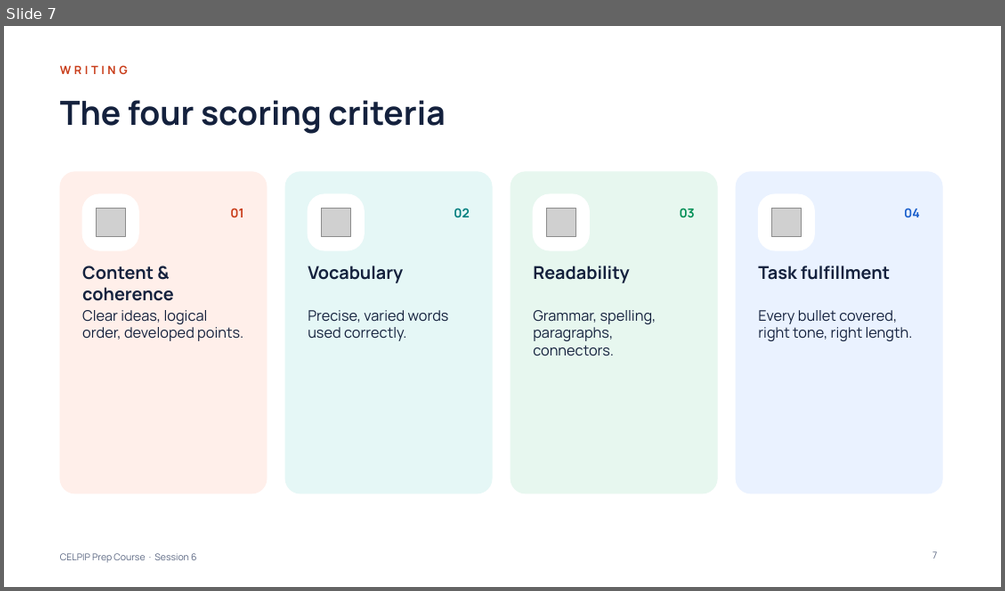
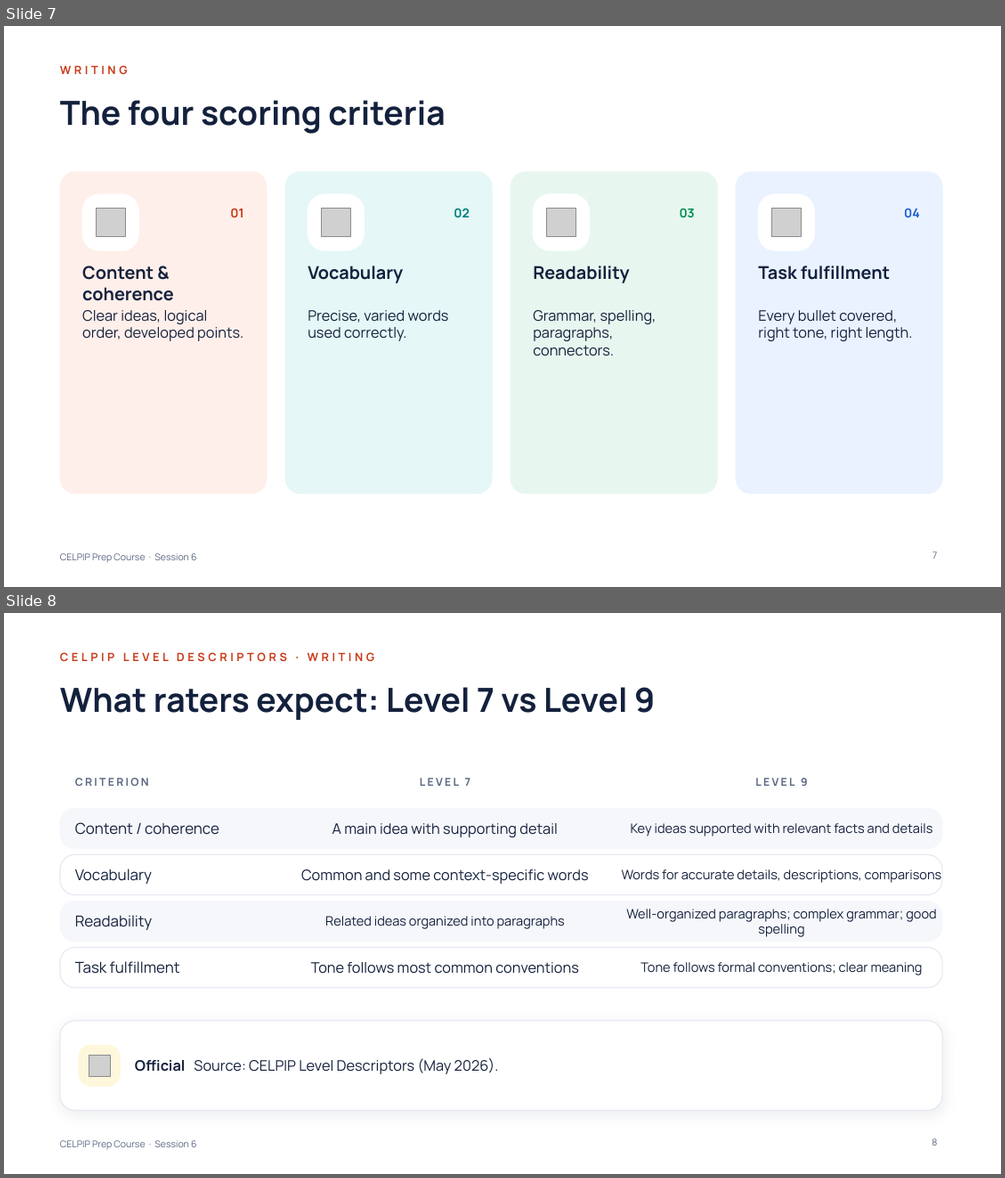
Before and after one commit to learnovateqa/The_English_Academy_CELPIP, a slide deck: decks/session-06.pptx. Shown one above the other, each under a label of ours: slide 7 before the commit, slides 7 and 8 after it. The pictures are 1005x591 and 1005x1178 pixels, drawn with LibreOffice and Linux fonts; fonts in the diff are those of the drawing; grey boxes stand for pictures. Boxes give left, top, right and bottom in pixels: in the first picture for what was removed or moved away, otherwise in the second. Text is boxed around its words. In the diff, an @@ line names an element or a change of style, - is before the commit and + after.

```diff
--- a/decks/session-06.pptx
+++ b/decks/session-06.pptx
@@ slide 8 added at (4,613,1001,1174), background #FFFFFF; not listed: 1 template element that a slide beside it also shows @@
@@ text added at (60,652,375,661), 11 pt, text #C93D1A, bold @@
+CELPIP LEVEL DESCRIPTORS · WRITING
@@ title added at (60,687,655,720), 32 pt, text #14213D, bold @@
+What raters expect: Level 7 vs Level 9
@@ text added at (75,778,149,786), 10.5 pt, text #5B6782, bold @@
+CRITERION
@@ text added at (420,778,471,786), 10.5 pt, text #5B6782, bold @@
+LEVEL 7
@@ text added at (755,778,808,786), 10.5 pt, text #5B6782, bold @@
+LEVEL 9
@@ rounded rectangle added at (60,808,942,849), fill #F6F7FB, outline #F6F7FB 0.75 pt @@
@@ text added at (75,822,219,835), 14.5 pt, text #14213D @@
+Content / coherence
@@ text added at (332,823,558,837), 14 pt, text #14213D @@
+A main idea with supporting detail
@@ text added at (631,823,933,836), 12.5 pt, text #14213D @@
+Key ideas supported with relevant facts and details
@@ rounded rectangle added at (60,854,942,895), fill #FFFFFF, outline #E6E9F2 1 pt @@
@@ text added at (75,868,152,884), 14.5 pt, text #14213D @@
+Vocabulary
@@ text added at (301,869,589,884), 14 pt, text #14213D @@
+Common and some context-specific words
@@ text added at (622,869,942,883), 12.5 pt, text #14213D @@
+Words for accurate details, descriptions, comparisons
@@ rounded rectangle added at (60,900,942,941), fill #F6F7FB, outline #F6F7FB 0.75 pt @@
@@ text added at (75,915,153,930), 14.5 pt, text #14213D @@
+Readability
@@ text added at (325,916,565,929), 12.5 pt, text #14213D @@
+Related ideas organized into paragraphs
@@ text added at (626,908,936,937), 12.5 pt, text #14213D @@
+Well-organized paragraphs; complex grammar; good spelling
@@ rounded rectangle added at (60,948,942,988), fill #FFFFFF, outline #E6E9F2 1 pt @@
@@ text added at (75,961,180,973), 14.5 pt, text #14213D @@
+Task fulfillment
@@ text added at (311,962,579,973), 14 pt, text #14213D @@
+Tone follows most common conventions
@@ text added at (640,962,922,975), 12.5 pt, text #14213D @@
+Tone follows formal conventions; clear meaning
@@ rounded rectangle added at (60,1021,942,1111), fill #FFFFFF, outline #E6E9F2 1 pt @@
@@ rounded rectangle added at (79,1046,120,1086), fill #FFF7DB, outline #FFF7DB 1 pt @@
@@ picture added at (89,1055,110,1077) @@
@@ text added at (135,1058,499,1074), 14 pt, text #14213D @@
+Official Source: CELPIP Level Descriptors (May 2026).
@@ page number added at (931,1138,937,1145), 9 pt, text #5B6782 @@
+8
```
Also in this commit, not shown: 10 other files.
